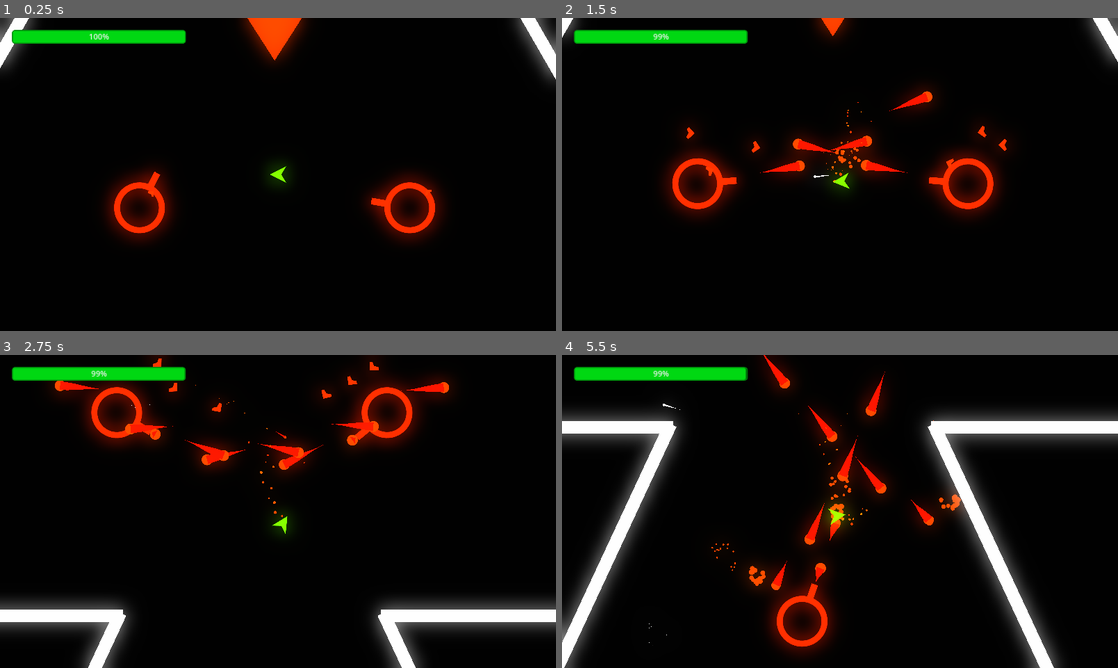
Above: before the commit, frames 1-4 (two rows, left to right).
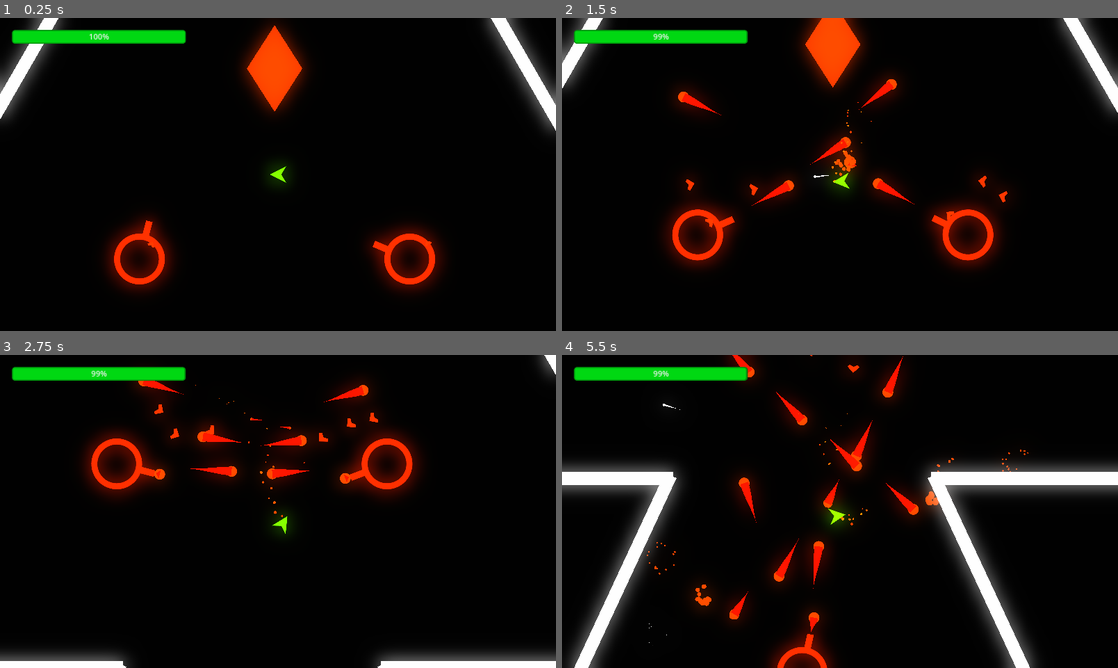
Above: after the commit, the same moments.

Repository: adsorptionenthalpy/chainforce_alpha
Game: Godot game, scene res://Scenes/MainScene/main_scene.tscn
The game is run twice, just before and just after one commit, with the same random seed, the same clock (stepped at 60 frames per second) and the same inputs.
Inputs (mouse positions are in pixels of both pictures, inside the frame that each line leads up to):
- Up to frame 1 (0.25 s): no input
- Up to frame 2 (1.5 s): move the mouse to (962, 158) at 0.52 s; hold D (move_right) 0.53-1.28 s; tap S (decelerate) at 0.6 s; move the mouse to (728, 190) at 1.27 s; hold A (move_left) from 1.28 s (still down); click (728, 190) at 1.35 s
- Up to frame 3 (2.75 s): move the mouse to (333, 442) at 2.02 s; release A (move_left) at 2.03 s; hold D (move_right) from 2.03 s (still down); tap S (decelerate) at 2.1 s
- Up to frame 4 (5.5 s): move the mouse to (812, 574) at 2.77 s; release D (move_right) at 2.78 s; hold W (accelerate) 2.78-3.53 s; click (812, 574) at 2.85 s; move the mouse to (1006, 558) at 3.52 s; hold A (move_left) from 3.53 s (still down); tap S (decelerate) at 3.6, 5.1 s; move the mouse to (673, 464) at 4.27 s; click (673, 464) at 4.35 s; move the mouse to (867, 511) at 5.02 s

The runs differ from the first frame. In frame 1, 15% of the frame differs, in the area x 0-100%, y 0-88%; in frame 2, 17%; in frame 3, 21%; in frame 4, 30%, in the area x 0-100%, y 0-100%.

Commit message:
Fix victory screen resetting in size

Diff:
--- a/game/chainforce_alpha/Scenes/GUI/victory_screen.tscn
+++ b/game/chainforce_alpha/Scenes/GUI/victory_screen.tscn
@@ -26,7 +26,7 @@
 "times": PackedFloat32Array(0),
 "transitions": PackedFloat32Array(1),
 "update": 0,
-"values": [Vector2(1e-05, 1e-05)]
+"values": [Vector2(1, 1)]
 }
 tracks/2/type = "value"
 tracks/2/imported = false
@@ -75,6 +75,18 @@
 "transitions": PackedFloat32Array(1),
 "update": 0,
 "values": [Color(1, 1, 1, 0.254902)]
+}
+tracks/6/type = "value"
+tracks/6/imported = false
+tracks/6/enabled = true
+tracks/6/path = NodePath("Control/ColorRect/Texts:size")
+tracks/6/interp = 1
+tracks/6/loop_wrap = true
+tracks/6/keys = {
+"times": PackedFloat32Array(0),
+"transitions": PackedFloat32Array(1),
+"update": 0,
+"values": [Vector2(1152, 218)]
 }
 
 [sub_resource type="Animation" id="Animation_cccm2"]
@@ -152,6 +164,18 @@
 "update": 0,
 "values": [Color(1, 1, 1, 0.254902), Color(1, 1, 1, 1)]
 }
+tracks/6/type = "value"
+tracks/6/imported = false
+tracks/6/enabled = true
+tracks/6/path = NodePath("Control/ColorRect/Texts:size")
+tracks/6/interp = 1
+tracks/6/loop_wrap = true
+tracks/6/keys = {
+"times": PackedFloat32Array(0),
+"transitions": PackedFloat32Array(1),
+"update": 0,
+"values": [Vector2(1152, 218)]
+}
 
 [sub_resource type="AnimationLibrary" id="AnimationLibrary_chu14"]
 _data = {
@@ -187,11 +211,11 @@
 anchor_top = 0.5
 anchor_right = 1.0
 anchor_bottom = 0.5
-offset_top = -214.0
-offset_bottom = 4.0
-grow_horizontal = 2
-grow_vertical = 2
-scale = Vector2(1e-05, 1e-05)
+offset_top = 110.0
+offset_right = 1152.0
+offset_bottom = 328.0
+grow_horizontal = 2
+grow_vertical = 2
 pivot_offset = Vector2(576, 109)
 
 [node name="VictoryText" type="RichTextLabel" parent="Control/ColorRect/Texts"]
--- a/game/chainforce_alpha/Scenes/MainScene/main_scene.tscn
+++ b/game/chainforce_alpha/Scenes/MainScene/main_scene.tscn
@@ -35,7 +35,7 @@
 [node name="MainScene" type="Node2D"]
 
 [node name="Player" parent="." instance=ExtResource("1_sjerm")]
-position = Vector2(20, -10488)
+position = Vector2(20, -10791)
 hp = 2000
 
 [node name="RemoteTransform2D" type="RemoteTransform2D" parent="Player"]
@@ -781,7 +781,7 @@
 position = Vector2(0, -3000)
 
 [node name="Camera2D" type="Camera2D" parent="." groups=["camera"]]
-position = Vector2(20, -10488)
+position = Vector2(20, -10791)
 zoom = Vector2(0.35, 0.35)
 process_callback = 0
 position_smoothing_enabled = true
